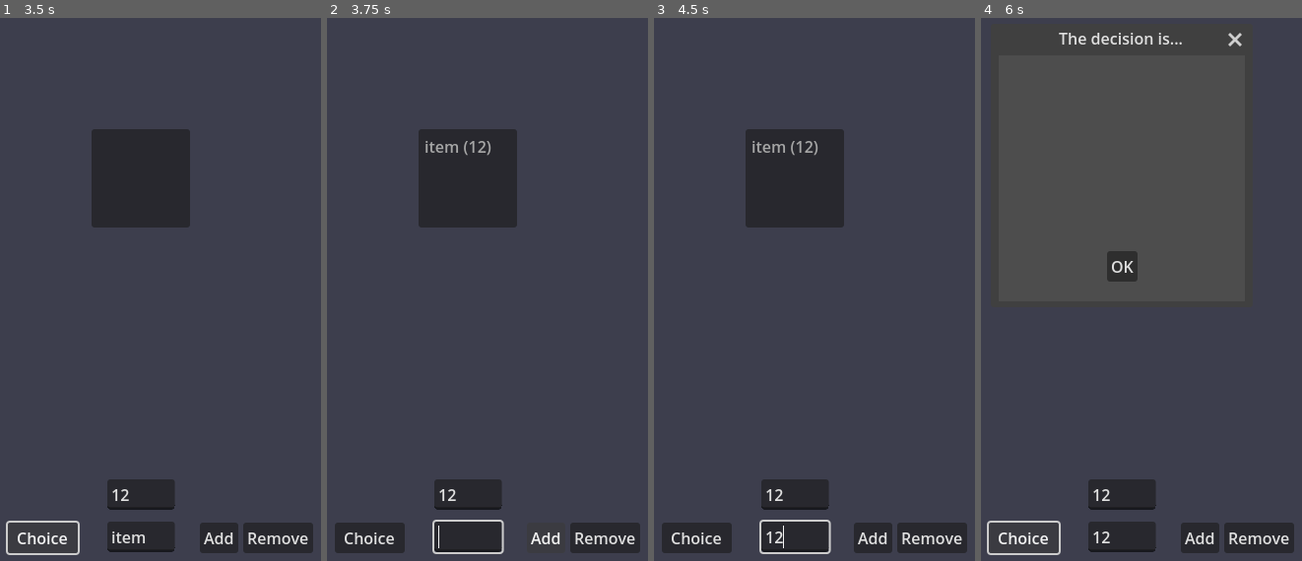
Above: before the commit, frames 1-4 (left to right).
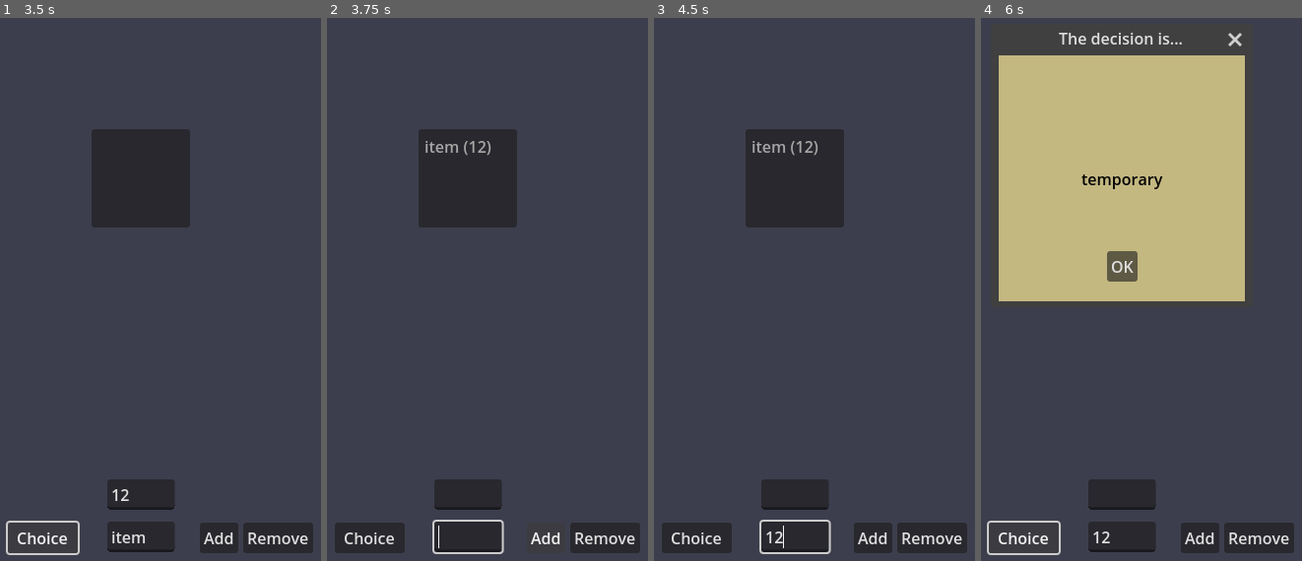
Above: after the commit, the same moments.

Repository: Nathaniel-Rabaya-CSUB/Habit-Tracker
Game: Godot game, scene res://control.tscn
Two runs of this game, one before a commit and one after it. Both use one fixed random seed, a clock stepped at 60 frames per second and the inputs below.
Inputs (mouse positions are in pixels of both pictures, inside the frame that each line leads up to):
- Up to frame 1 (3.5 s): click "Add" at 0.5 s; click (141, 495) at 1.27 s; type "12" at 1.35 s; click "Remove" at 2 s; click "Choice" at 2.75 s
- Up to frame 2 (3.75 s): click "Add" at 3.5 s
- Up to frame 3 (4.5 s): click (795, 539) at 4.27 s; type "12" at 4.35 s
- Up to frame 4 (6 s): click "Remove" at 5 s; click "Choice" at 5.75 s

Frame 1 is identical in both runs. In frame 2, less than 0.1% of the frame differs, in the area x 34-41%, y 86-89%; in frame 3, less than 0.1%; in frame 4, 35%, in the area x 5-83%, y 6-89%.

Commit message:
Alter Remove code and more verification on weight input

Diff:
--- a/control.gd
+++ b/control.gd
@@ -22,17 +22,18 @@
 		option_edit.edit() # autoset to typing in box
 		return
 
-	elif weight_text.is_valid_int() == false:
-		print("Please input a number") # DEBUG
+	elif weight_text.is_valid_int() == false || weight_text.to_int() <= 0:
+		print("Please input a positive number") # DEBUG
 		weight_edit.clear() # clear current text
 		weight_edit.edit() # autoset to typing in box
 		return
 
-	for n in int(weight_text):
-		interalArray.append(item_text)
-		print(interalArray[interalArray.size()-1])
+	for n in int(weight_text): # for loop to add to internalArray
+		interalArray.append(item_text) # add to internalArray
+		print(interalArray[interalArray.size()-1]) # DEBUG
 
-	list_container.add_item(item_text + " (" + String(weight_text) + ")") # add item to list
+	list_container.add_item(item_text+ " (" + String(weight_text) + ")") # add item to list
+	weight_edit.clear() # clear current text
 	option_edit.clear() # clear current text
 	option_edit.edit() # autoset to typing in box
 
@@ -43,6 +44,11 @@
 	var selectedItem = list_container.get_selected_items() # return pointer to selected item
 	if selectedItem.size() > 0: # selectedItem = size of array, size() only for arrays
 		var removeIndex = selectedItem[0] # dereference pointer
+		var fullText = list_container.get_item_text(removeIndex)
+		for n in range(interalArray.size()-1, -1, -1):
+			if interalArray[n] == list_container.get_item_text(removeIndex):
+				interalArray.remove_at(n)
+		print(interalArray.size()) # DEBUG
 		list_container.remove_item(removeIndex) # remove selected index
 	else:
 		print("Select an item to remove") # DEBUG
--- a/control.tscn
+++ b/control.tscn
@@ -118,8 +118,32 @@
 size = Vector2i(250, 250)
 visible = false
 
+[node name="ColorRect" type="ColorRect" parent="Decision Pop Up"]
+anchors_preset = 15
+anchor_right = 1.0
+anchor_bottom = 1.0
+grow_horizontal = 2
+grow_vertical = 2
+color = Color(0.769114, 0.720748, 0.505632, 1)
+
+[node name="decision" type="Label" parent="Decision Pop Up/ColorRect"]
+layout_mode = 1
+anchors_preset = 8
+anchor_left = 0.5
+anchor_top = 0.5
+anchor_right = 0.5
+anchor_bottom = 0.5
+offset_left = -20.0
+offset_top = -11.5
+offset_right = 20.0
+offset_bottom = 11.5
+grow_horizontal = 2
+grow_vertical = 2
+theme_override_colors/font_color = Color(0, 0, 0, 1)
+text = "temporary"
+
 [node name="ok_button" type="Button" parent="Decision Pop Up"]
-anchors_preset = -1
+anchors_preset = 7
 anchor_left = 0.5
 anchor_top = 1.0
 anchor_right = 0.5
